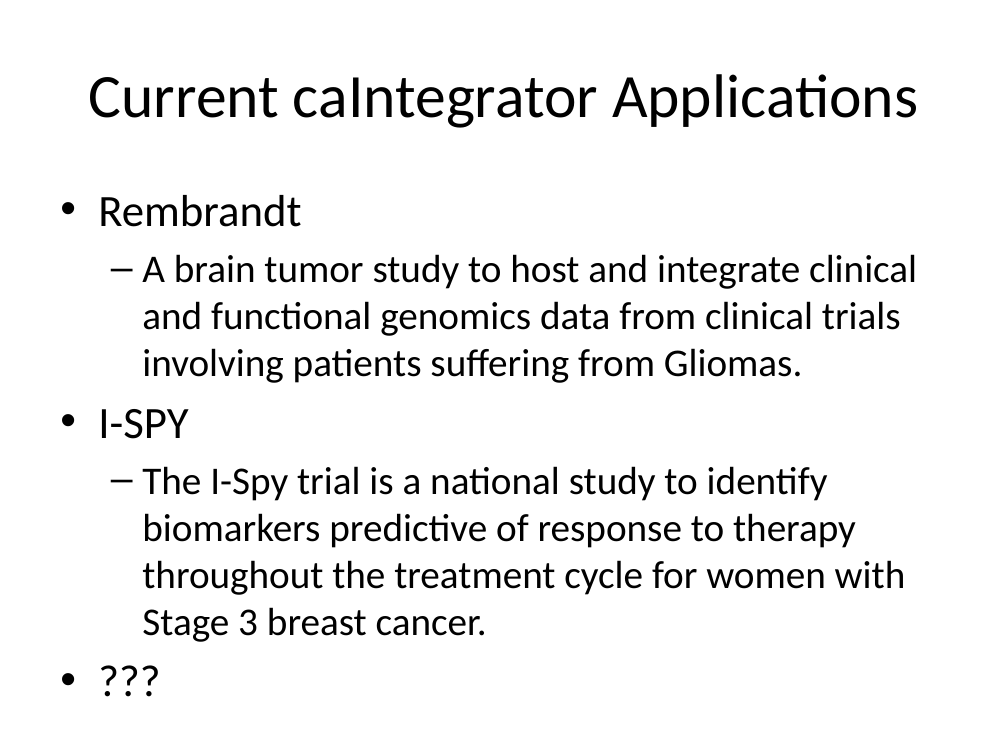
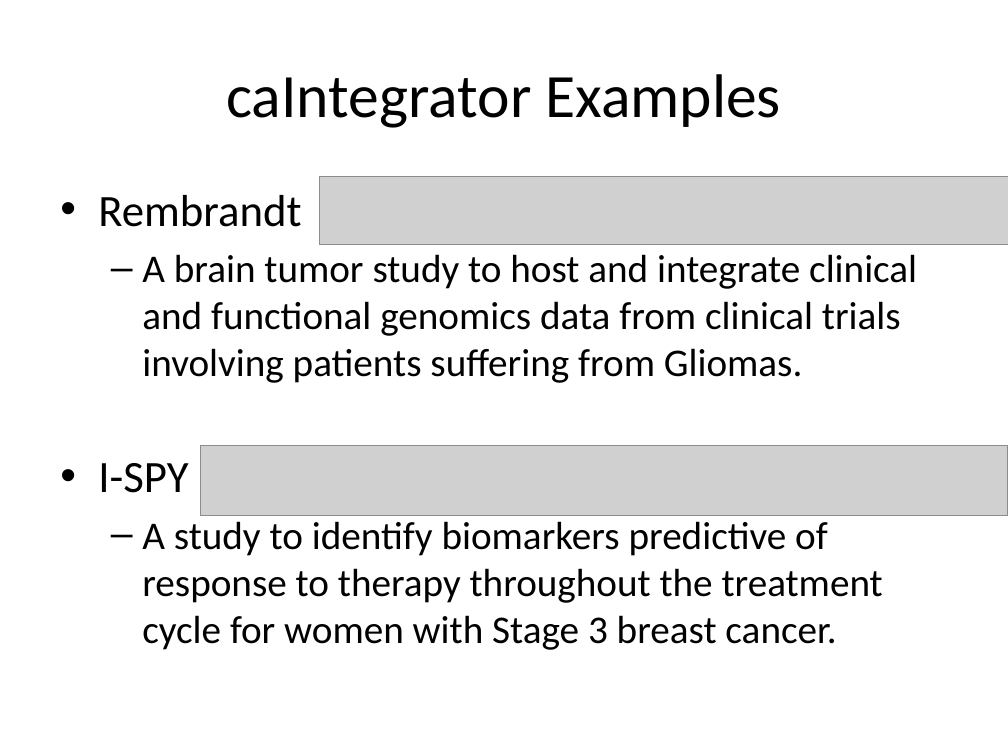
Before and after one commit to NCIP/caintegrator, a slide deck: slide 3 of docs/project_management/external_meetings/ICR Workspace Mtg Sept 2008 Slides.pptx (slide 2 before the commit). Drawn at 1008x756 pixels with LibreOffice and Linux fonts; fonts in the diff are those of the drawing; grey boxes stand for pictures. Boxes give left, top, right and bottom in pixels: in the first picture for what was removed or moved away, otherwise in the second. Text is boxed around its words. In the diff, an @@ line names an element or a change of style, - is before the commit and + after.

```diff
--- a/docs/project_management/external_meetings/ICR Workspace Mtg Sept 2008 Slides.pptx
+++ b/docs/project_management/external_meetings/ICR Workspace Mtg Sept 2008 Slides.pptx
@@ title at (x1=226, y1=74, x2=780, y2=128): text changed @@
-Current caIntegrator Applications
+caIntegrator Examples
@@ picture added at (x1=320, y1=176, x2=1008, y2=245) @@
@@ picture added at (x1=201, y1=446, x2=1008, y2=516) @@
@@ text at (x1=142, y1=521, x2=883, y2=650): text changed @@
-  – The I-Spy trial is a national study to identify biomarkers predictive of response to therapy throughout the treatment cycle for women with Stage 3 breast cancer.
-• ???
+  – A study to identify biomarkers predictive of response to therapy throughout the treatment cycle for women with Stage 3 breast cancer.
```
Also in this commit, not shown: 1 other slide changed, 1 slide added.
